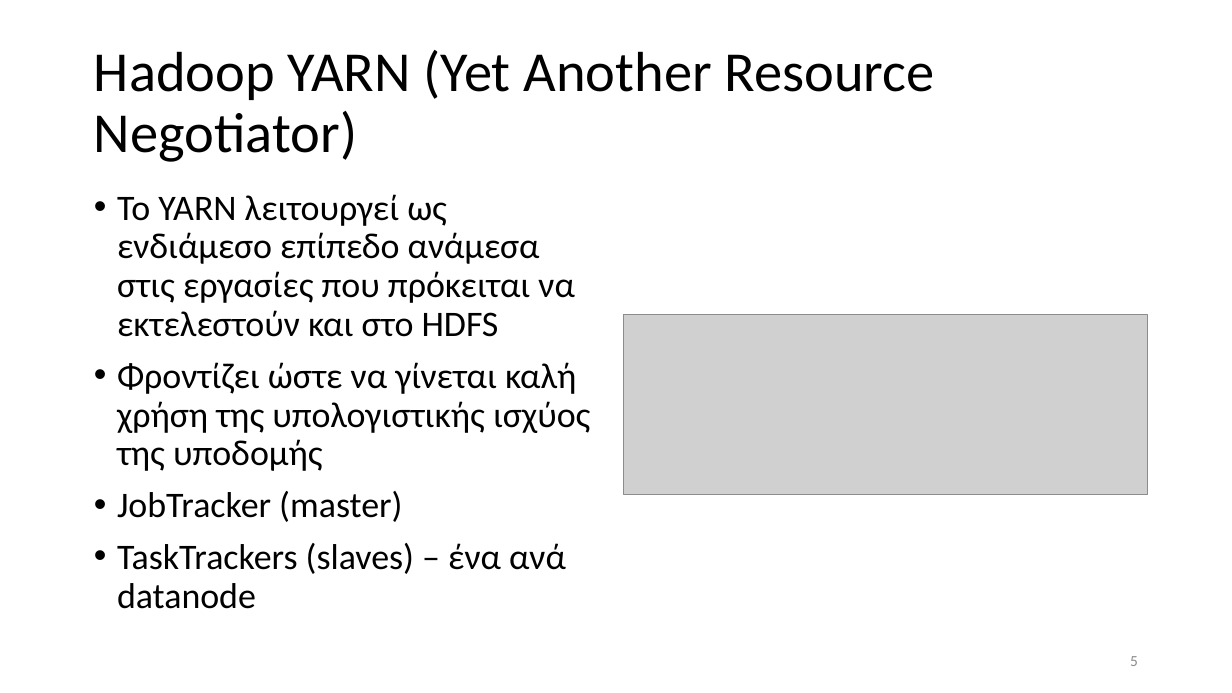
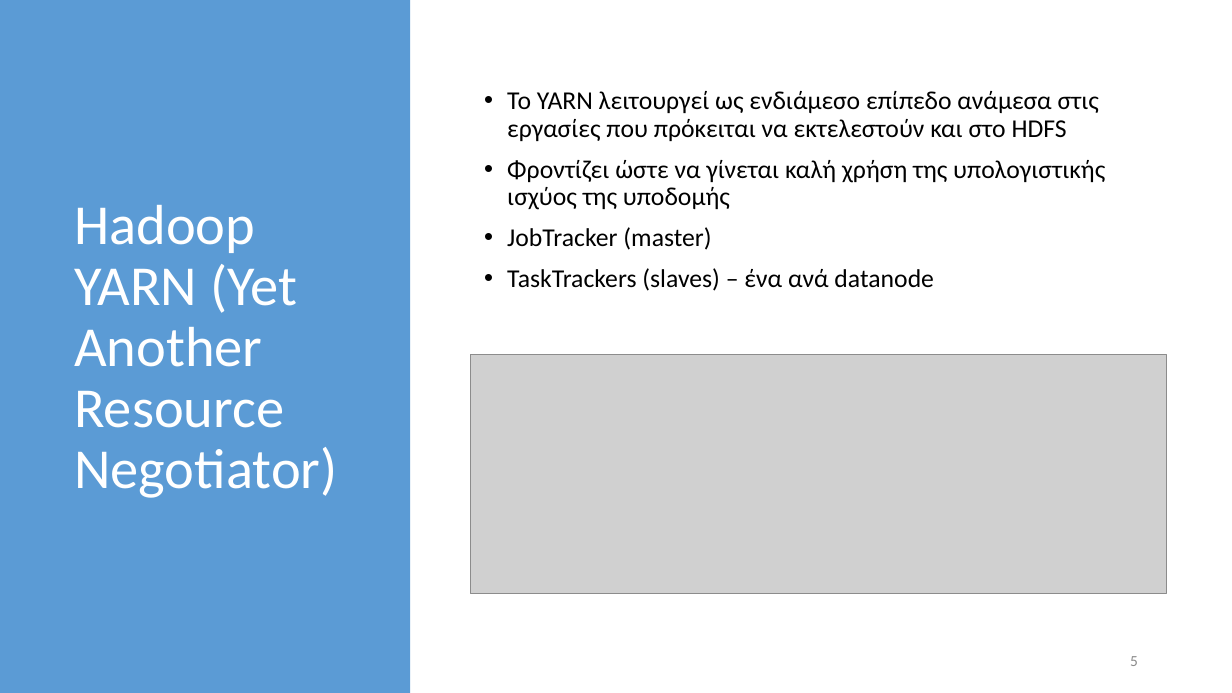
Before and after one commit to chgogos/big_data, a slide deck: slide 5 of 03. Apache Hadoop-Map Reduce.pptx. Drawn at 1232x693 pixels with LibreOffice and Linux fonts; fonts in the diff are those of the drawing; grey boxes stand for pictures. Boxes give left, top, right and bottom in pixels: in the first picture for what was removed or moved away, otherwise in the second. Text is boxed around its words. In the diff, an @@ line names an element or a change of style, - is before the commit and + after.

```diff
--- a/03. Apache Hadoop-Map Reduce.pptx
+++ b/03. Apache Hadoop-Map Reduce.pptx
@@ rectangle added at (x1=0, y1=0, x2=410, y2=693), fill #5B9BD5 @@
@@ title "Hadoop YARN (Yet Another Resource ..." moved from (x1=94, y1=50, x2=935, y2=162) to (x1=74, y1=205, x2=337, y2=498) @@
@@ title "Hadoop YARN (Yet Another Resource ..." at (x1=74, y1=205, x2=337, y2=498): text colour #000000 to #FFFFFF @@
@@ text "Το YARN λειτουργεί ως ενδιάμεσο ..." moved from (x1=117, y1=194, x2=590, y2=609) to (x1=507, y1=91, x2=1105, y2=291) @@
@@ text "Το YARN λειτουργεί ως ενδιάμεσο ..." at (x1=507, y1=91, x2=1105, y2=291): size 28 to 20 pt; vertical alignment top to middle @@
@@ picture resized from (x1=624, y1=314, x2=1148, y2=494) to (x1=470, y1=355, x2=1167, y2=593) @@
```
Also in this commit, not shown: 4 other slides changed, 2 slides added, 1 slide removed, 5 other files.
